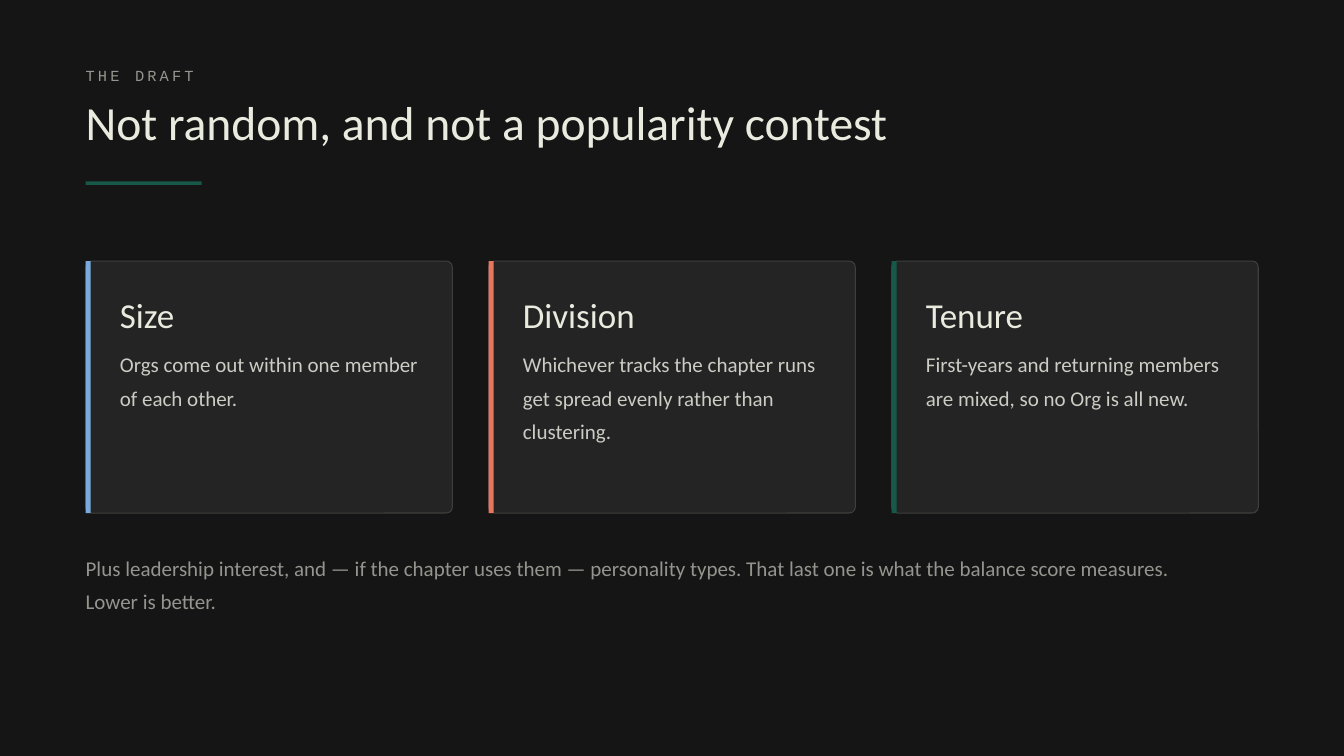
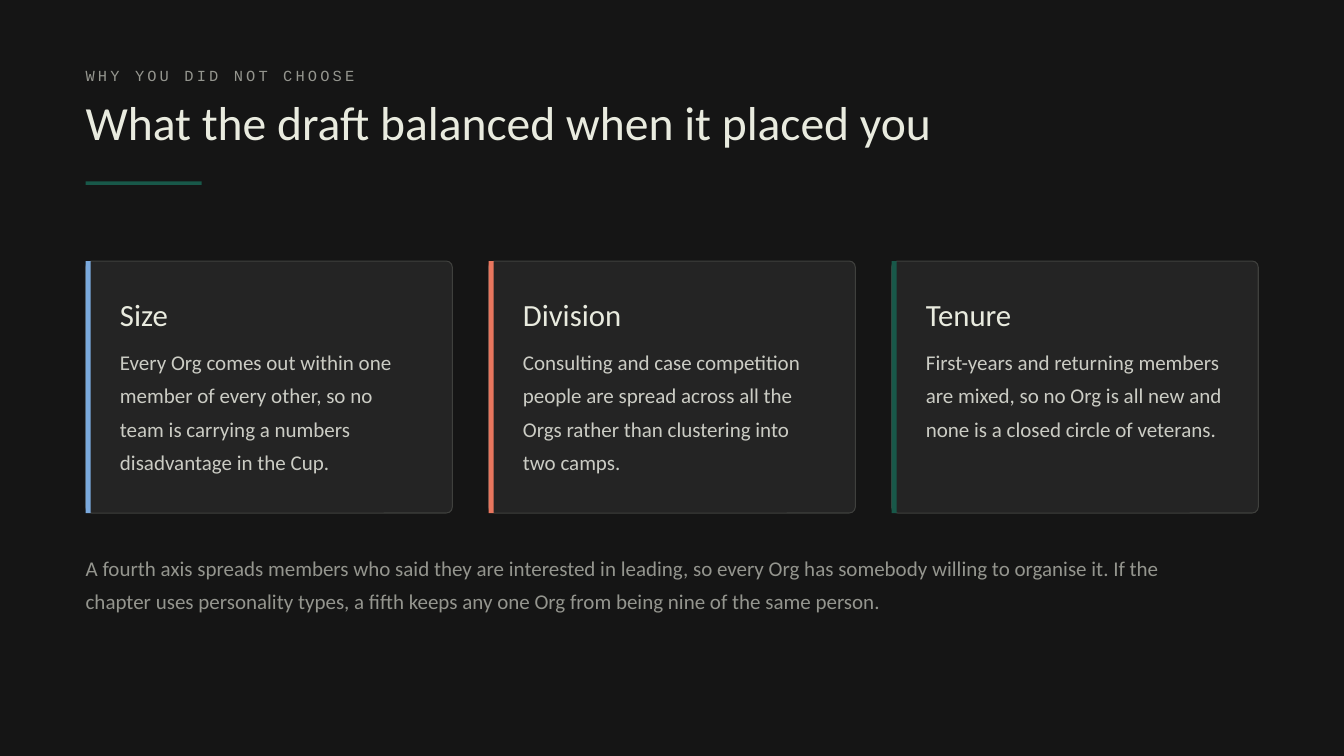
Before and after one commit to Slifronic/org-draft, a slide deck: slide 4 of slides/PBL-orientation.pptx (slide 9 before the commit). Drawn at 1344x756 pixels with LibreOffice and Linux fonts; fonts in the diff are those of the drawing. Boxes give left, top, right and bottom in pixels: in the first picture for what was removed or moved away, otherwise in the second. Text is boxed around its words. In the diff, an @@ line names an element or a change of style, - is before the commit and + after.

```diff
--- a/slides/PBL-orientation.pptx
+++ b/slides/PBL-orientation.pptx
@@ text at (86, 71, 354, 81): text changed @@
-THE DRAFT
+WHY YOU DID NOT CHOOSE
@@ text at (86, 107, 931, 148): text changed @@
-Not random, and not a popularity contest
+What the draft balanced when it placed you
@@ size 25 to 22 pt in 3 elements at (120, 305, 168, 326), (523, 305, 621, 327), (926, 306, 1011, 326) @@
@@ text at (120, 355, 392, 474): text changed @@
-Orgs come out within one member of each other.
+Every Org comes out within one member of every other, so no team is carrying a numbers disadvantage in the Cup.
@@ text at (523, 355, 799, 474): text changed @@
-Whichever tracks the chapter runs get spread evenly rather than clustering.
+Consulting and case competition people are spread across all the Orgs rather than clustering into two camps.
@@ text at (926, 355, 1221, 437): text changed @@
-First-years and returning members are mixed, so no Org is all new.
+First-years and returning members are mixed, so no Org is all new and none is a closed circle of veterans.
@@ text at (86, 561, 1158, 613): text changed @@
-Plus leadership interest, and — if the chapter uses them — personality types. That last one is what the balance score measures. Lower is better.
+A fourth axis spreads members who said they are interested in leading, so every Org has somebody willing to organise it. If the chapter uses personality types, a fifth keeps any one Org from being nine of the same person.
```
Also in this commit, not shown: 7 other slides changed, 8 slides added, 8 slides removed, 4 other files.
